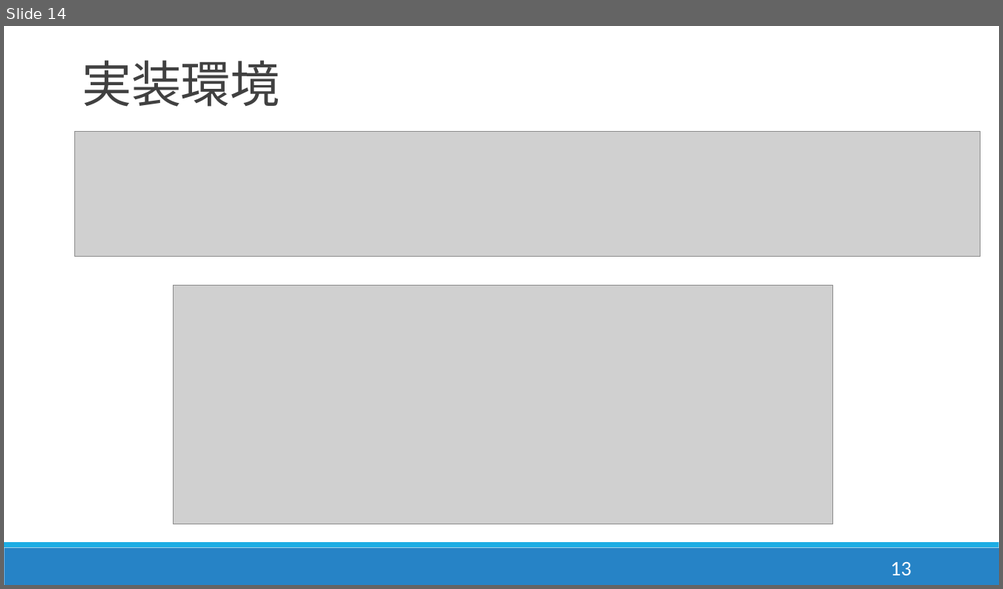
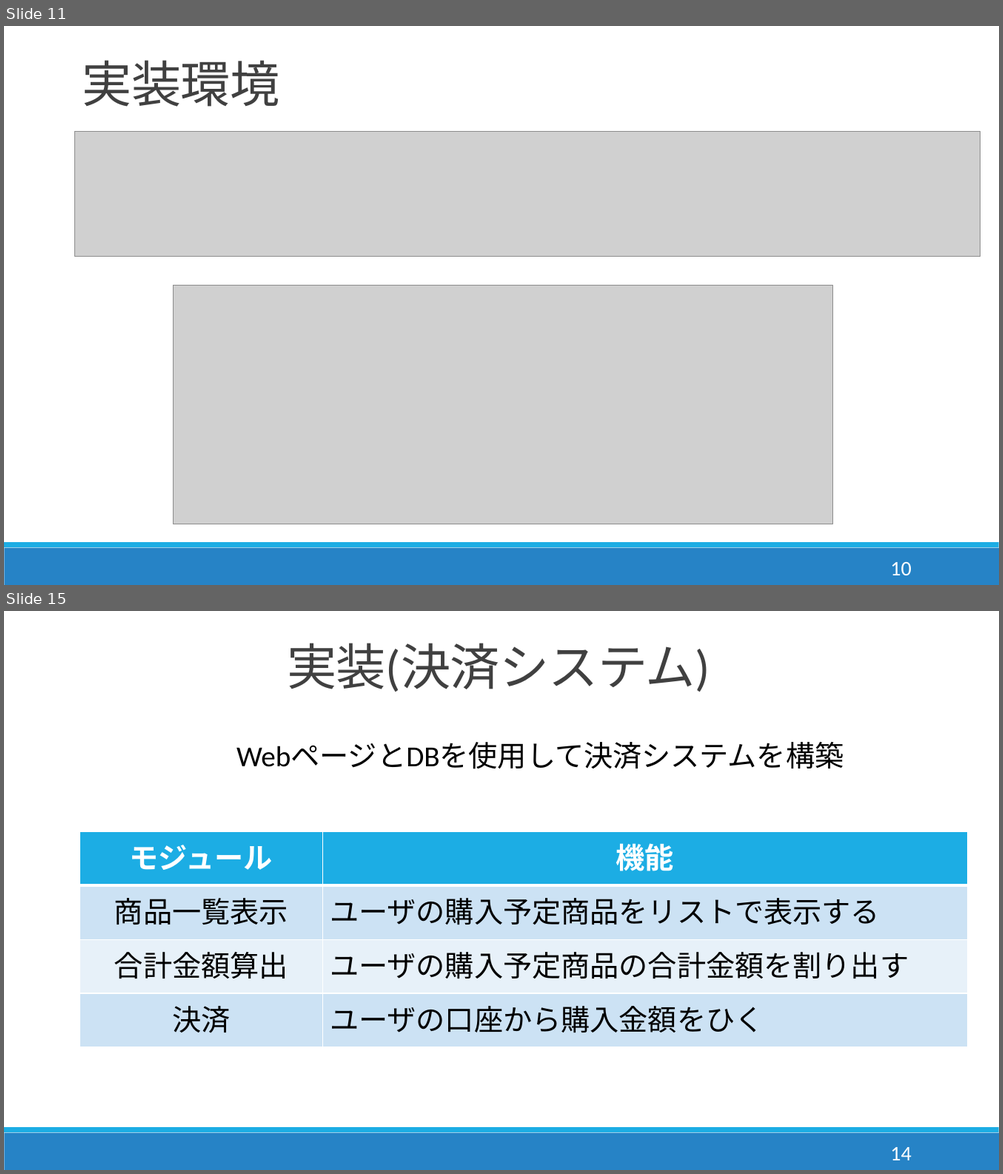
Before and after one commit to DJ956/YoloBarcodeReader, a slide deck: プレゼン/enpit_dan.pptx. Shown one above the other, each under a label of ours: slide 14 before the commit, slides 11 and 15 after it; the slides between them are not shown. The pictures are 1003x589 and 1003x1174 pixels, drawn with LibreOffice and Linux fonts; fonts in the diff are those of the drawing; grey boxes stand for pictures. Boxes give left, top, right and bottom in pixels: in the first picture for what was removed or moved away, otherwise in the second. Text is boxed around its words. In the diff, an @@ line names an element or a change of style, - is before the commit and + after.

```diff
--- a/プレゼン/enpit_dan.pptx
+++ b/プレゼン/enpit_dan.pptx
@@ slide 15 added at (4,611,999,1170), background #FFFFFF; not listed: 2 template elements that a slide beside it also shows @@
@@ text added at (287,643,710,692), 48 pt, text #404040 @@
+実装(決済システム)
@@ text added at (236,742,843,769), 28 pt, text #000000 @@
+WebページとDBを使用して決済システムを構築
@@ table added at (80,832,968,1048), 4 rows, 2 columns @@
+モジュール | 機能
+商品一覧表示 | ユーザの購入予定商品をリストで表示する
+合計金額算出 | ユーザの購入予定商品の合計金額を割り出す
+決済 | ユーザの口座から購入金額をひく
@@ page number added at (890,1147,910,1161), 20 pt, text #FFFFFF @@
+14
@@ what was slide 14 is now slide 11 @@
@@ page number at (890,562,910,576): text changed @@
-13
+10
```
Also in this commit, not shown: 6 slides changed, 6 other slides added, 8 slides removed, 1 other file.
